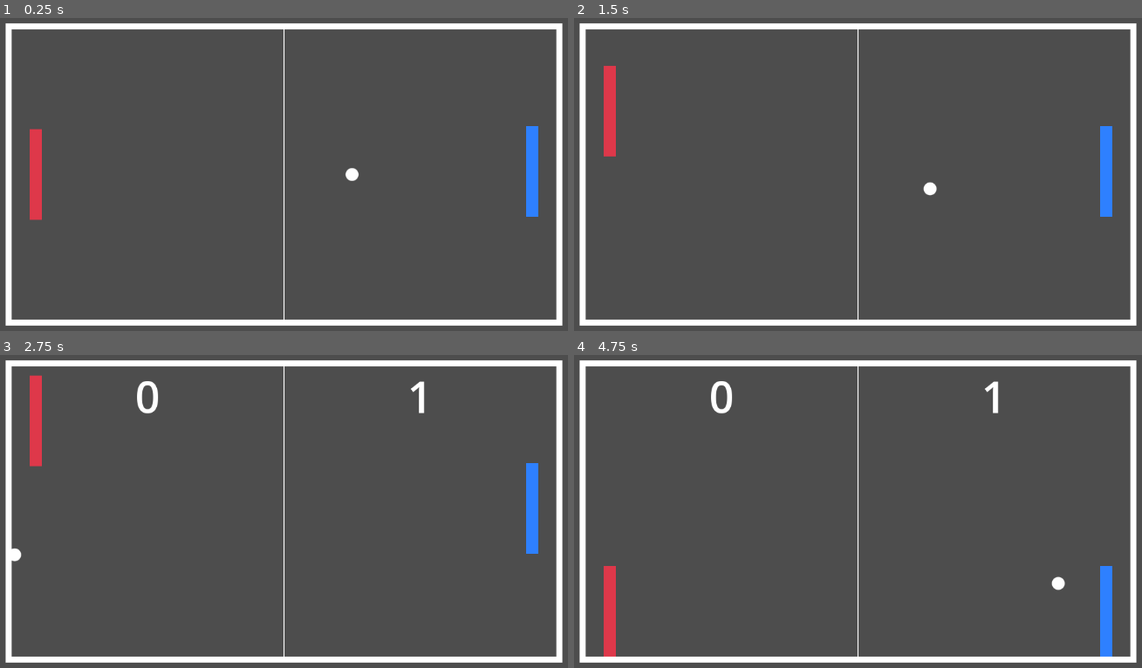
Above: before the commit, frames 1-4 (two rows, left to right).
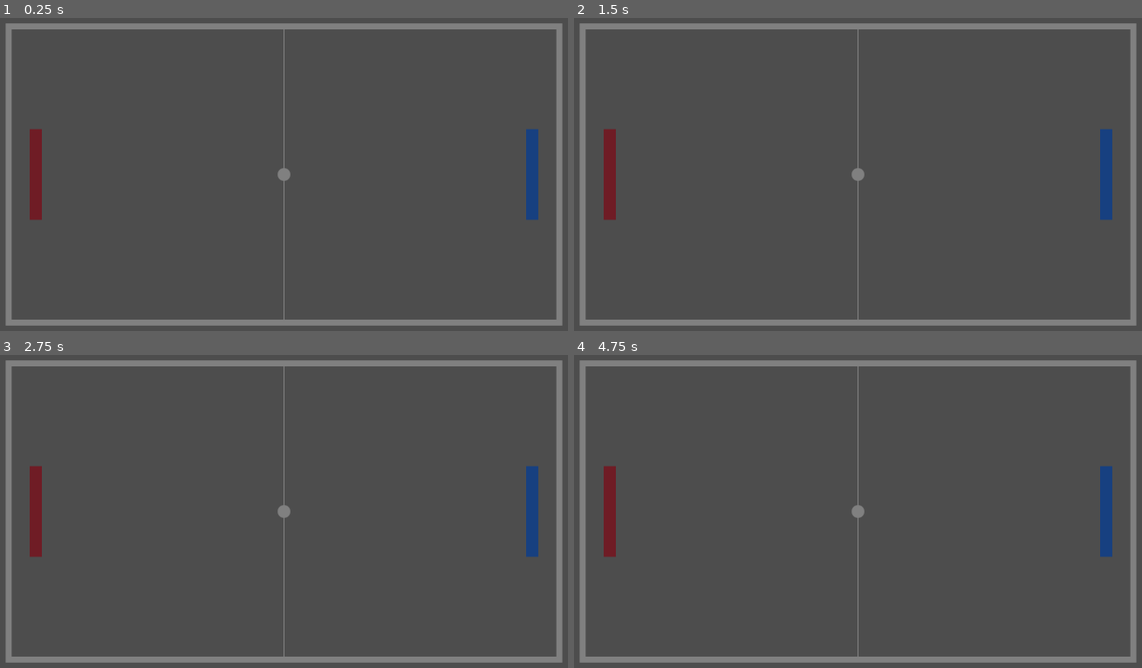
Above: after the commit, the same moments.

Repository: swashdev/redot-pong
Game: Godot game, scene res://main.tscn
Two runs of this game, one before a commit and one after it. Both use one fixed random seed, a clock stepped at 60 frames per second and the inputs below.
Inputs:
- Up to frame 1 (0.25 s): no input
- Up to frame 2 (1.5 s): hold Up (ui_up) 0.53-1.28 s; hold Down (ui_down) from 1.28 s (still down)
- Up to frame 3 (2.75 s): release Down (ui_down) at 2.03 s; hold Up (ui_up) from 2.03 s (still down)
- Up to frame 4 (4.75 s): release Up (ui_up) at 3.53 s; hold Down (ui_down) from 3.53 s (still down)

The runs differ from the first frame. In frame 1, 7.7% of the frame differs, in the area x 0-100%, y 1-99%; in frame 2, 8.1%; in frame 3, 8.6%; in frame 4, 9.2%.

Commit message:
Add functions for pausing/unpausing.
The `Game` node now has functions `pause` and `unpause`, which will
freeze or unfreeze the game's state, with a visual indicator that the
game is paused and a signal which can be caught in `Main`.

Diff:
--- a/game.gd
+++ b/game.gd
@@ -9,6 +9,9 @@
 
 # Emitted when the game is over.
 signal over(victor: int)
+
+# Emitted when the game pauses/unpouses
+signal pause_state_changed(paused: bool)
 
 #region Signals
 
@@ -71,6 +74,14 @@
 #endregion AI Variables
 
 #endregion Local Variables
+
+#region Initialization
+
+# Initial setup
+func _ready():
+	pause()
+
+#endregion Initialization
 
 #region Mainloop
 
@@ -225,6 +236,20 @@
 
 #region Setup
 
+# Pauses the `Game` process, usually to pop up the main menu.
+func pause() -> void:
+	set_process(false)
+	modulate.v = 0.5
+	emit_signal("pause_state_changed", true)
+
+
+# Unpauses.
+func unpause() -> void:
+	emit_signal("pause_state_changed", false)
+	modulate.v = 1.0
+	set_process(true)
+
+
 func new_game(with_two_players: bool = false) -> void:
 	two_players = with_two_players
 
